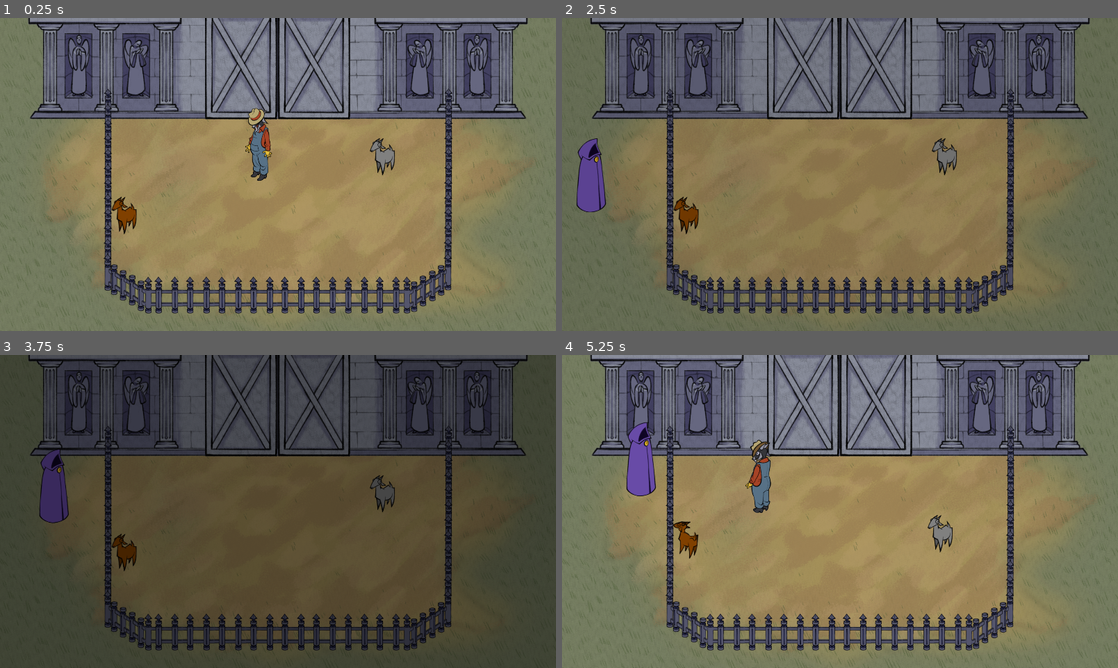
Above: before the commit, frames 1-4 (two rows, left to right).
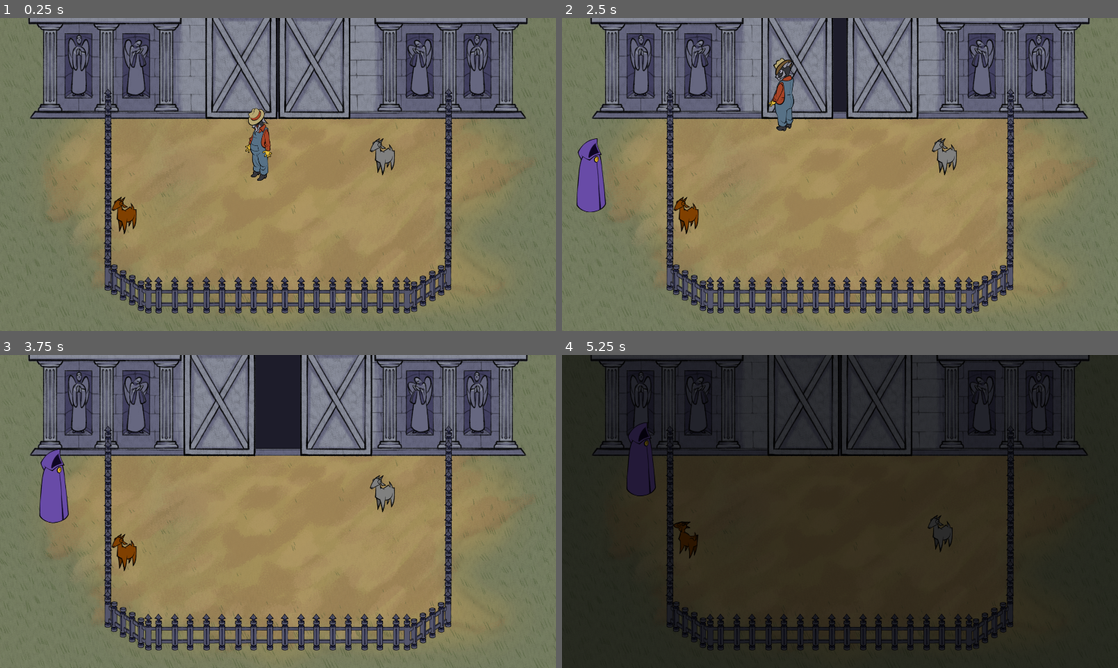
Above: after the commit, the same moments.

Repository: jadicodes/goat-game
Game: Godot game, scene res://farm/farm.tscn
The game is run twice, just before and just after one commit, with the same random seed, the same clock (stepped at 60 frames per second) and the same inputs.
Inputs (mouse positions are in pixels of both pictures, inside the frame that each line leads up to):
- Up to frame 1 (0.25 s): no input
- Up to frame 2 (2.5 s): tap Enter at 0.5 s; move the mouse to (812, 237) at 0.52 s; hold W (move_up) 0.53-1.25 s; hold E (interact) 0.53-1.25 s; click (812, 237) at 0.67 s; drag from (1006, 221) to (840, 80) at 1.27 s; move the mouse to (673, 127) at 2.02 s; hold A (move_left) from 2.03 s (still down); hold Shift from 2.03 s (still down); tap E (interact) at 2.3 s
- Up to frame 3 (3.75 s): release A (move_left) at 2.75 s; release Shift at 2.75 s; drag from (305, 511) to (122, 561) at 2.77 s; move the mouse to (194, 433) at 3.52 s; hold S (move_down) from 3.53 s (still down); hold E (interact) from 3.53 s (still down); tap Ctrl at 3.6 s
- Up to frame 4 (5.25 s): release S (move_down) at 4.25 s; release E (interact) at 4.25 s; drag from (962, 495) to (756, 433) at 4.27 s; move the mouse to (728, 527) at 5.02 s; hold W (move_up) from 5.03 s (still down); hold E (interact) from 5.03 s (still down); click (728, 527) at 5.17 s

The runs differ from the first frame. In frame 1, 1.0% of the frame differs, in the area x 36-63%, y 0-33%; in frame 2, 4.8%; in frame 3, 95%; in frame 4, 97%, in the area x 0-100%, y 0-100%.

Commit message:
Add animation for barn door

Diff:
--- /dev/null
+++ b/project/barn/barn.gd
@@ -0,0 +1,22 @@
+class_name Barn
+extends Node2D
+
+
+@onready var _conductor: BarnActionConductor = %BarnActionConductor
+@onready var _animation_player: AnimationPlayer = %AnimationPlayer
+
+
+func go_to_sleep() -> void:
+	_animation_player.play("barn_sleep")
+
+	await _animation_player.animation_finished
+
+	_animation_player.play("barn_shake")
+
+	await _conductor.activate_barn_actions()
+
+	_animation_player.stop()
+
+	_animation_player.play_backwards("barn_sleep")
+
+	await _animation_player.animation_finished
--- a/project/barn/barn.tscn
+++ b/project/barn/barn.tscn
@@ -1,6 +1,7 @@
-[gd_scene load_steps=9 format=3 uid="uid://mcq4epvbauin"]
+[gd_scene load_steps=10 format=3 uid="uid://mcq4epvbauin"]
 
 [ext_resource type="Texture2D" uid="uid://cvugrcalq6hbr" path="res://barn/barn.png" id="1_02c0v"]
+[ext_resource type="Script" uid="uid://cvg1b4m41fa4a" path="res://barn/barn.gd" id="1_bhhye"]
 [ext_resource type="PackedScene" uid="uid://det3pk5b77cx5" path="res://barn/barn_door.tscn" id="2_slllp"]
 [ext_resource type="Script" uid="uid://dh4y7uv31q3oi" path="res://barn/goat_breeder.gd" id="3_02c0v"]
 [ext_resource type="Script" uid="uid://dk7rf8tgtv0bq" path="res://barn/barn_action/barn_action_conductor.gd" id="4_pjnw1"]
@@ -95,8 +96,10 @@
 }
 
 [node name="Barn" type="Node2D"]
+script = ExtResource("1_bhhye")
 
 [node name="BarnActionConductor" type="Node" parent="." node_paths=PackedStringArray("goat_breeder")]
+unique_name_in_owner = true
 script = ExtResource("4_pjnw1")
 goat_breeder = NodePath("../GoatBreeder")
 metadata/_custom_type_script = "uid://dk7rf8tgtv0bq"
--- a/project/barn/barn_door.gd
+++ b/project/barn/barn_door.gd
@@ -20,11 +20,16 @@
 
 	var bundle := GoatBundle.new(self, goats)
 
+	var open_doors := _goats_to_bundles.size() == 0
+
 	for goat in goats:
 		assert(not goat in _goats_to_bundles, "Goat already in a bundle: " + goat.name)
 		_goats_to_bundles[goat] = bundle
 
 	bundle.complete.connect(_bundle_complete.bind(bundle))
+
+	if open_doors:
+		_animation_player.play("door_open")
 
 
 func add_goat(goat: Goat) -> void:
@@ -38,30 +43,37 @@
 	_goats_to_bundles[goat].add_goat(goat)
 	_goats_to_bundles.erase(goat)
 
+	if _goats_to_bundles.is_empty():
+		_animation_player.play_backwards("door_open")
+
 
 func _bundle_complete(bundle: GoatBundle) -> void:
 	_conductor.add_goats(bundle.get_goats())
 	bundle.complete.disconnect(_bundle_complete)
 
 
-func _go_to_sleep(farmer: Farmer) -> void:
-	farmer.visible = false
-
-	_animation_player.play("barn_sleep")
+func _go_to_sleep(farmer: Node2D) -> void:
+	_animation_player.play("door_open")
 
 	await _animation_player.animation_finished
 
-	_animation_player.play("barn_shake")
+	farmer.visible = false
 
-	await _conductor.activate_barn_actions()
+	_animation_player.play_backwards("door_open")
 
-	_animation_player.stop()
+	await _animation_player.animation_finished
 
-	_animation_player.play_backwards("barn_sleep")
+	await get_parent().go_to_sleep()
+
+	_animation_player.play("door_open")
 
 	await _animation_player.animation_finished
 
 	farmer.visible = true
+
+	_animation_player.play_backwards("door_open")
+
+	await _animation_player.animation_finished
 
 
 class GoatBundle extends RefCounted:
--- a/project/barn/barn_door.tscn
+++ b/project/barn/barn_door.tscn
@@ -1,10 +1,70 @@
-[gd_scene load_steps=4 format=3 uid="uid://det3pk5b77cx5"]
+[gd_scene load_steps=7 format=3 uid="uid://det3pk5b77cx5"]
 
 [ext_resource type="Script" uid="uid://6id7nmtbv7pc" path="res://barn/barn_door.gd" id="1_cbndv"]
 [ext_resource type="Texture2D" uid="uid://bbs705l7dwsvb" path="res://barn/barn_door.png" id="2_pfu8r"]
 
 [sub_resource type="RectangleShape2D" id="RectangleShape2D_qwbcp"]
 size = Vector2(512, 255.5)
+
+[sub_resource type="Animation" id="Animation_pfu8r"]
+resource_name = "door_open"
+tracks/0/type = "value"
+tracks/0/imported = false
+tracks/0/enabled = true
+tracks/0/path = NodePath("LeftDoor:position")
+tracks/0/interp = 1
+tracks/0/loop_wrap = true
+tracks/0/keys = {
+"times": PackedFloat32Array(0, 1),
+"transitions": PackedFloat32Array(1, 1),
+"update": 0,
+"values": [Vector2(-126, 0), Vector2(-252, 0)]
+}
+tracks/1/type = "value"
+tracks/1/imported = false
+tracks/1/enabled = true
+tracks/1/path = NodePath("RightDoor:position")
+tracks/1/interp = 1
+tracks/1/loop_wrap = true
+tracks/1/keys = {
+"times": PackedFloat32Array(0, 1),
+"transitions": PackedFloat32Array(1, 1),
+"update": 0,
+"values": [Vector2(126, 0), Vector2(252, 0)]
+}
+
+[sub_resource type="Animation" id="Animation_k4y2b"]
+length = 0.001
+tracks/0/type = "value"
+tracks/0/imported = false
+tracks/0/enabled = true
+tracks/0/path = NodePath("LeftDoor:position")
+tracks/0/interp = 1
+tracks/0/loop_wrap = true
+tracks/0/keys = {
+"times": PackedFloat32Array(0),
+"transitions": PackedFloat32Array(1),
+"update": 0,
+"values": [Vector2(-126, 0)]
+}
+tracks/1/type = "value"
+tracks/1/imported = false
+tracks/1/enabled = true
+tracks/1/path = NodePath("RightDoor:position")
+tracks/1/interp = 1
+tracks/1/loop_wrap = true
+tracks/1/keys = {
+"times": PackedFloat32Array(0),
+"transitions": PackedFloat32Array(1),
+"update": 0,
+"values": [Vector2(126, 0)]
+}
+
+[sub_resource type="AnimationLibrary" id="AnimationLibrary_k4y2b"]
+_data = {
+&"RESET": SubResource("Animation_k4y2b"),
+&"door_open": SubResource("Animation_pfu8r")
+}
 
 [node name="BarnDoor" type="Area2D"]
 collision_layer = 4
@@ -13,13 +73,19 @@
 script = ExtResource("1_cbndv")
 
 [node name="LeftDoor" type="Sprite2D" parent="."]
-position = Vector2(-127, 0.5)
+position = Vector2(-126, 0)
 texture = ExtResource("2_pfu8r")
 
 [node name="RightDoor" type="Sprite2D" parent="."]
-position = Vector2(125, 0.5)
+position = Vector2(126, 0)
 texture = ExtResource("2_pfu8r")
 
 [node name="CollisionShape2D" type="CollisionShape2D" parent="."]
 position = Vector2(0, 62)
 shape = SubResource("RectangleShape2D_qwbcp")
+
+[node name="AnimationPlayer" type="AnimationPlayer" parent="."]
+unique_name_in_owner = true
+libraries = {
+&"": SubResource("AnimationLibrary_k4y2b")
+}
Not shown, added: project/barn/barn.gd.uid
